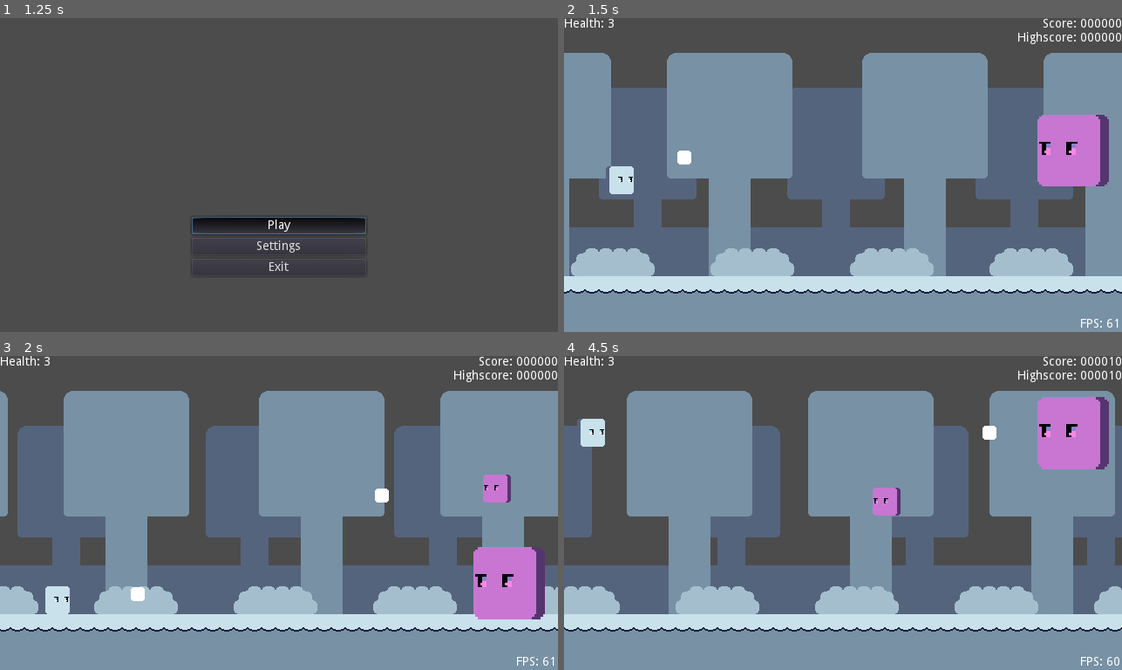
Above: before the commit, frames 1-4 (two rows, left to right).
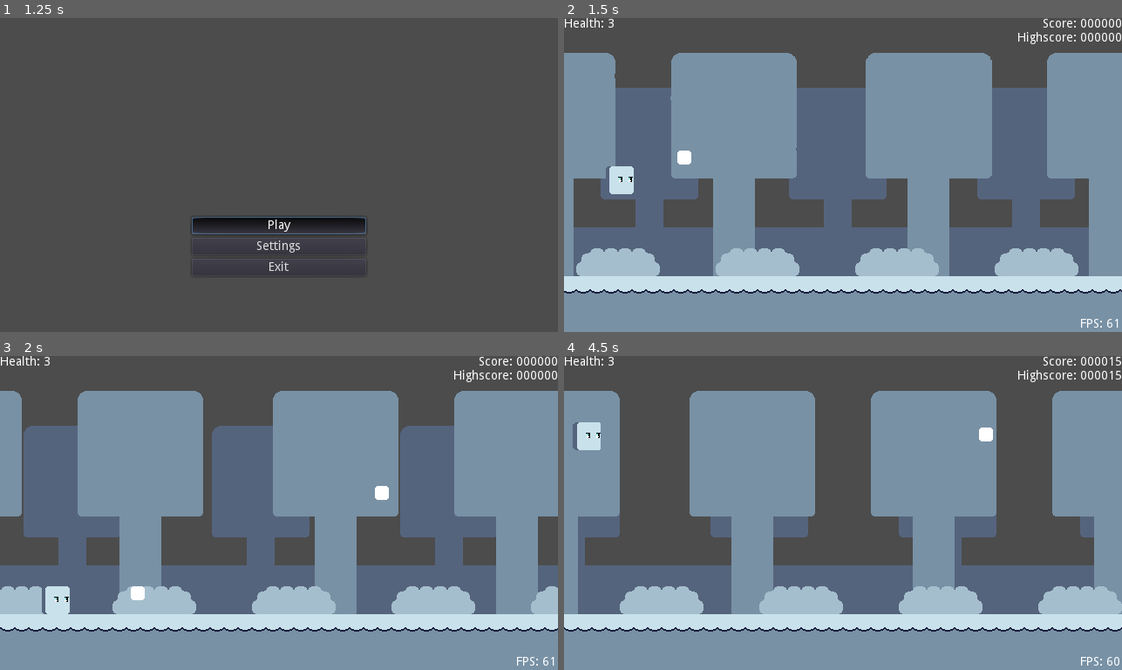
Above: after the commit, the same moments.

Repository: NexusrexDev/Geoshootria
Game: Godot game, scene res://Scenes/Rooms/MainMenu.tscn
Two runs of this game, one before a commit and one after it. Both use one fixed random seed, a clock stepped at 60 frames per second and the inputs below.
Inputs:
- Up to frame 1 (1.25 s): tap Enter (ui_select) at 0.5 s; hold D (ui_right) from 0.53 s (still down); hold Space (ui_accept) from 0.53 s (still down); tap Y (ui_customspawn) at 0.6 s
- Up to frame 2 (1.5 s): release D (ui_right) at 1.28 s; release Space (ui_accept) at 1.28 s; hold S (ui_down) from 1.28 s (still down); tap Space (ui_accept) at 1.35 s
- Up to frame 3 (2 s): keep holding S (ui_down); tap Space (ui_accept) at 1.52, 1.82 s; tap Y (ui_customspawn) at 1.55 s
- Up to frame 4 (4.5 s): release S (ui_down) at 2.03 s; hold D (ui_right) 2.03-2.78 s; hold Space (ui_accept) 2.03-2.78 s; tap Y (ui_customspawn) at 2.1, 2.85, 4.35 s; hold W (ui_up) 2.78-3.53 s; tap Space (ui_accept) at 3.02, 3.32 s; hold Space (ui_accept) 3.53-4.28 s; hold A (ui_left) from 3.53 s (still down)

Frame 1 is identical in both runs. In frame 2, 7.5% of the frame differs, in the area x 0-100%, y 11-88%; in frame 3, 16%; in frame 4, 47%, in the area x 0-100%, y 0-83%.
Error before the commit: Assertion failed: No debug enemies were found (res://Scripts/Player.gd:25)

Commit message:
Finished tasks 15, 16, 17 and 18 [BaseEnemy] Removing knockback on hit, [Player] Switching to projectileCreator node, [Level] Slowing down the scroll speed, [Main menu] Creating the settings menu

Diff:
--- a/Scenes/Objects/Enemies/normalEnemy.tscn
+++ b/Scenes/Objects/Enemies/normalEnemy.tscn
@@ -6,4 +6,4 @@
 [node name="normalEnemy" instance=ExtResource( 1 )]
 script = ExtResource( 2 )
 health = 1
-forwardMotion = Vector2( -200, 0 )
+forwardMotion = Vector2( -90, 0 )
--- a/Scenes/Objects/Player.tscn
+++ b/Scenes/Objects/Player.tscn
@@ -1,19 +1,19 @@
-[gd_scene load_steps=6 format=2]
+[gd_scene load_steps=7 format=2]
 
 [ext_resource path="res://Assets/Prototype/Sprites/characterPlaceholder.png" type="Texture" id=1]
 [ext_resource path="res://Scripts/Player.gd" type="Script" id=2]
 [ext_resource path="res://Scenes/Objects/playerProjectile.tscn" type="PackedScene" id=3]
+[ext_resource path="res://Scripts/projectileCreator.gd" type="Script" id=4]
 
 [sub_resource type="RectangleShape2D" id=1]
 extents = Vector2( 16, 16 )
 
 [sub_resource type="RectangleShape2D" id=2]
-extents = Vector2( 18, 18 )
+extents = Vector2( 17, 17 )
 
 [node name="Player" type="KinematicBody2D"]
 z_index = 10
 script = ExtResource( 2 )
-projectile = ExtResource( 3 )
 
 [node name="CollisionShape2D" type="CollisionShape2D" parent="."]
 position = Vector2( 0, -16 )
@@ -23,9 +23,6 @@
 texture = ExtResource( 1 )
 centered = false
 offset = Vector2( -16, -32 )
-
-[node name="Position2D" type="Position2D" parent="."]
-position = Vector2( 4, -16 )
 
 [node name="iframeTimer" type="Timer" parent="."]
 wait_time = 1.25
@@ -41,4 +38,9 @@
 position = Vector2( 0, -16 )
 shape = SubResource( 2 )
 
+[node name="projectileCreator" type="Position2D" parent="."]
+position = Vector2( 4, -16 )
+script = ExtResource( 4 )
+projectileReferences = [ ExtResource( 3 ) ]
+
 [connection signal="area_entered" from="DamageBox" to="." method="_on_DamageBox_area_entered"]
--- a/Scenes/Rooms/Level.tscn
+++ b/Scenes/Rooms/Level.tscn
@@ -17,6 +17,7 @@
 [ext_resource path="res://Assets/Resources/easyPattern2.tres" type="Resource" id=15]
 [ext_resource path="res://Assets/Resources/easyPattern1.tres" type="Resource" id=16]
 [ext_resource path="res://Assets/Resources/difficultPattern0.tres" type="Resource" id=17]
+[ext_resource path="res://Scenes/Objects/Enemies/normalEnemy.tscn" type="PackedScene" id=18]
 
 [sub_resource type="RectangleShape2D" id=1]
 extents = Vector2( 320, 32 )
@@ -35,6 +36,8 @@
 [node name="Player" parent="." instance=ExtResource( 1 )]
 position = Vector2( 64, 168 )
 speed = 250
+debugEnemy = ExtResource( 18 )
+debugVector = Vector2( 688, 296 )
 
 [node name="CollisionLimits" type="StaticBody2D" parent="."]
 
@@ -56,7 +59,7 @@
 
 [node name="ParallaxBackground" type="ParallaxBackground" parent="."]
 script = ExtResource( 6 )
-speed = 20
+speed = 15
 
 [node name="FarBack" type="Sprite" parent="ParallaxBackground"]
 
--- a/Scenes/Rooms/MainMenu.tscn
+++ b/Scenes/Rooms/MainMenu.tscn
@@ -1,6 +1,7 @@
-[gd_scene load_steps=2 format=2]
+[gd_scene load_steps=3 format=2]
 
 [ext_resource path="res://Scripts/MainMenu.gd" type="Script" id=1]
+[ext_resource path="res://Assets/Prototype/Sprites/nineslicetest.png" type="Texture" id=2]
 
 [node name="Menu" type="Node2D"]
 script = ExtResource( 1 )
@@ -37,5 +38,128 @@
 mouse_filter = 2
 text = "Exit"
 
+[node name="Settings" type="Control" parent="."]
+visible = false
+margin_left = 192.0
+margin_top = 160.0
+margin_right = 448.0
+margin_bottom = 328.0
+
+[node name="NinePatchRect" type="NinePatchRect" parent="Settings"]
+margin_right = 256.0
+margin_bottom = 168.0
+texture = ExtResource( 2 )
+patch_margin_left = 8
+patch_margin_top = 8
+patch_margin_right = 8
+patch_margin_bottom = 8
+
+[node name="MarginContainer" type="MarginContainer" parent="Settings"]
+margin_left = 10.0
+margin_top = 10.0
+margin_right = 246.0
+margin_bottom = 156.0
+
+[node name="VBoxContainer" type="VBoxContainer" parent="Settings/MarginContainer"]
+margin_right = 236.0
+margin_bottom = 146.0
+
+[node name="Label" type="Label" parent="Settings/MarginContainer/VBoxContainer"]
+margin_right = 236.0
+margin_bottom = 14.0
+text = "Settings"
+align = 1
+
+[node name="MasterVol" type="HBoxContainer" parent="Settings/MarginContainer/VBoxContainer"]
+margin_top = 18.0
+margin_right = 236.0
+margin_bottom = 34.0
+
+[node name="Label" type="Label" parent="Settings/MarginContainer/VBoxContainer/MasterVol"]
+margin_top = 1.0
+margin_right = 116.0
+margin_bottom = 15.0
+size_flags_horizontal = 3
+text = "Master Volume"
+
+[node name="HSlider" type="HSlider" parent="Settings/MarginContainer/VBoxContainer/MasterVol"]
+margin_left = 120.0
+margin_right = 236.0
+margin_bottom = 16.0
+mouse_filter = 2
+size_flags_horizontal = 3
+step = 10.0
+
+[node name="MusicVol" type="HBoxContainer" parent="Settings/MarginContainer/VBoxContainer"]
+margin_top = 38.0
+margin_right = 236.0
+margin_bottom = 54.0
+
+[node name="Label" type="Label" parent="Settings/MarginContainer/VBoxContainer/MusicVol"]
+margin_top = 1.0
+margin_right = 116.0
+margin_bottom = 15.0
+size_flags_horizontal = 3
+text = "Music Volume"
+
+[node name="HSlider" type="HSlider" parent="Settings/MarginContainer/VBoxContainer/MusicVol"]
+margin_left = 120.0
+margin_right = 236.0
+margin_bottom = 16.0
+mouse_filter = 2
+size_flags_horizontal = 3
+step = 10.0
+
+[node name="SFXVol" type="HBoxContainer" parent="Settings/MarginContainer/VBoxContainer"]
+margin_top = 58.0
+margin_right = 236.0
+margin_bottom = 74.0
+
+[node name="Label" type="Label" parent="Settings/MarginContainer/VBoxContainer/SFXVol"]
+margin_top = 1.0
+margin_right = 116.0
+margin_bottom = 15.0
+size_flags_horizontal = 3
+text = "SFX Volume"
+
+[node name="HSlider" type="HSlider" parent="Settings/MarginContainer/VBoxContainer/SFXVol"]
+margin_left = 120.0
+margin_right = 236.0
+margin_bottom = 16.0
+mouse_filter = 2
+size_flags_horizontal = 3
+step = 10.0
+
+[node name="Fullscreen" type="HBoxContainer" parent="Settings/MarginContainer/VBoxContainer"]
+margin_top = 78.0
+margin_right = 236.0
+margin_bottom = 102.0
+
+[node name="Label" type="Label" parent="Settings/MarginContainer/VBoxContainer/Fullscreen"]
+margin_top = 5.0
+margin_right = 208.0
+margin_bottom = 19.0
+size_flags_horizontal = 3
+text = "Fullscreen"
+
+[node name="CheckBox" type="CheckBox" parent="Settings/MarginContainer/VBoxContainer/Fullscreen"]
+margin_left = 212.0
+margin_right = 236.0
+margin_bottom = 24.0
+mouse_filter = 2
+
+[node name="Back" type="Button" parent="Settings/MarginContainer/VBoxContainer"]
+margin_top = 106.0
+margin_right = 236.0
+margin_bottom = 126.0
+mouse_filter = 2
+text = "Back"
+
 [connection signal="pressed" from="Main/Play" to="." method="playPressed"]
+[connection signal="pressed" from="Main/Settings" to="." method="settingsPressed"]
 [connection signal="pressed" from="Main/Exit" to="." method="exitPressed"]
+[connection signal="value_changed" from="Settings/MarginContainer/VBoxContainer/MasterVol/HSlider" to="." method="masterVolChanged"]
+[connection signal="value_changed" from="Settings/MarginContainer/VBoxContainer/MusicVol/HSlider" to="." method="musicVolChanged"]
+[connection signal="value_changed" from="Settings/MarginContainer/VBoxContainer/SFXVol/HSlider" to="." method="sfxVolChanged"]
+[connection signal="toggled" from="Settings/MarginContainer/VBoxContainer/Fullscreen/CheckBox" to="." method="fullscreenToggled"]
+[connection signal="pressed" from="Settings/MarginContainer/VBoxContainer/Back" to="." method="backPressed"]
--- a/Scripts/MainMenu.gd
+++ b/Scripts/MainMenu.gd
@@ -3,13 +3,42 @@
 
 # Variables
 onready var playButton = $Main/Play
+onready var settingsPanel = $Settings
+onready var masterVolButton = $Settings/MarginContainer/VBoxContainer/MasterVol/HSlider
 
 func _ready():
+	# Grabbing focus on start, allowing keyboard control
 	playButton.grab_focus()
 
+func configureSettings():
+	pass
+
 func playPressed():
+	# Moving to the gameplay scene, should be replaced with a fadeout first
 	get_tree().change_scene("res://Scenes/Rooms/Level.tscn")
 
+func settingsPressed():
+	# Triggering the settings menu to show up and passing focus to the first slider
+	settingsPanel.visible = true
+	masterVolButton.grab_focus()
+
+func masterVolChanged(value:float):
+	print("Master volume: " + str(value))
+
+func sfxVolChanged(value:float):
+	print("SFX volume: " + str(value))
+
+func musicVolChanged(value:float):
+	print("Music volume: " + str(value))
+
+func fullscreenToggled(button_pressed:bool):
+	print("Fullscreen mode: " + str(button_pressed))
+
+func backPressed():
+	# Hiding the settings menu and passing focus to the play button again
+	settingsPanel.visible = false
+	playButton.grab_focus()
 
 func exitPressed():
+	# Shutting the game down
 	get_tree().quit()
--- a/Scripts/Player.gd
+++ b/Scripts/Player.gd
@@ -5,7 +5,7 @@
 var health = 3
 export var speed = 200
 var motion = Vector2.ZERO
-onready var shootingPos = $Position2D
+onready var projectileCreator = $projectileCreator
 onready var shootTimer = $shootTimer
 onready var invisTimer = $iframeTimer
 
@@ -13,16 +13,16 @@
 signal death()
 
 # Packed scenes
-export(PackedScene) var projectile
 export(PackedScene) var debugEnemy
 export(Vector2) var debugVector
 
 func _process(_delta):
-	shooting()
+	if Input.is_action_pressed("ui_accept"):
+		shooting()
 
 	#Temporary stuff
 	if Input.is_action_just_released("ui_customspawn"):
-		assert(debugEnemy, "No debug enemies were found")
+		assert(debugEnemy, "No debug objects were found")
 		var enemy = debugEnemy.instance()
 		enemy.position = debugVector
 		get_parent().add_child(enemy)
@@ -35,22 +35,19 @@
 	if x_input != 0:
 		motion.x = lerp(motion.x, x_input, .25)
 	else:
-		motion.x = lerp(motion.x, 0, .2)
+		motion.x = lerp(motion.x, 0, .25)
 
 	if y_input != 0:
 		motion.y = lerp(motion.y, y_input, .25)
 	else:
-		motion.y = lerp(motion.y, 0, .2)
+		motion.y = lerp(motion.y, 0, .25)
 
 	move_and_slide(motion * speed)
 
 func shooting():
-	if Input.is_action_pressed("ui_accept"):
-		if shootTimer.is_stopped():
-			var shot = projectile.instance()
-			get_parent().add_child(shot)
-			shot.position = shootingPos.global_position
-			shootTimer.start()
+	if shootTimer.is_stopped():
+		projectileCreator.shoot(0, projectileCreator.ANGLE, 1, 0)
+		shootTimer.start()
 
 func damage():
 	if invisTimer.is_stopped():
--- a/Scripts/Spawner.gd
+++ b/Scripts/Spawner.gd
@@ -26,7 +26,8 @@
 
 func _ready():
 	# This will be removed once an intro animation is made
-	startSpawner()
+	#startSpawner()
+	pass
 
 func startSpawner():
 	# Used to start the pattern, preferably using a signal after finishing the intro anim
--- a/Scripts/baseEnemy.gd
+++ b/Scripts/baseEnemy.gd
@@ -79,11 +79,6 @@
 		health -= 1
 		area.queue_free()
 		invisTimer.start()
-		# Knockback
-		#temp_motion = Vector2(motion.x, motion.y)
-		#motion = Vector2(motion.x * 0.75, motion.y)
-		var knockBack = abs(motion.x) * 0.025
-		position += Vector2(knockBack, 0)
 		if health <= 0:
 			#Should include death effects and death signal to the spawner
 			emit_signal("death", score)
Binary file added: Assets/Prototype/Sprites/nineslicetest.png
Not shown, added: Assets/Prototype/Sprites/nineslicetest.png.import
Not shown: 1 places in Scenes/Rooms/Level.tscn that only renumber resources
